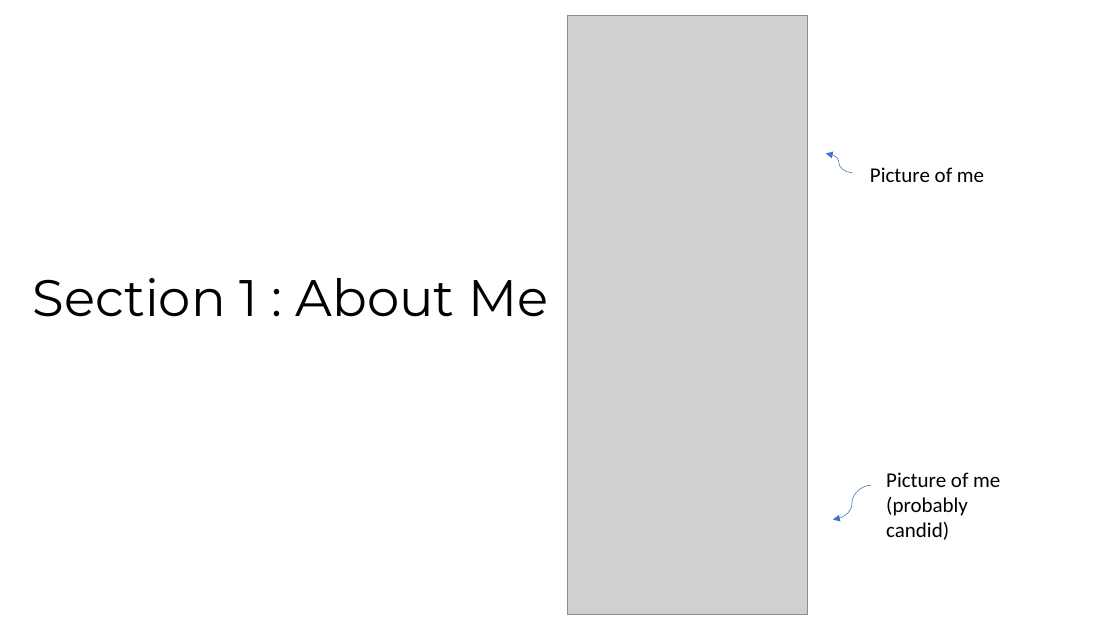
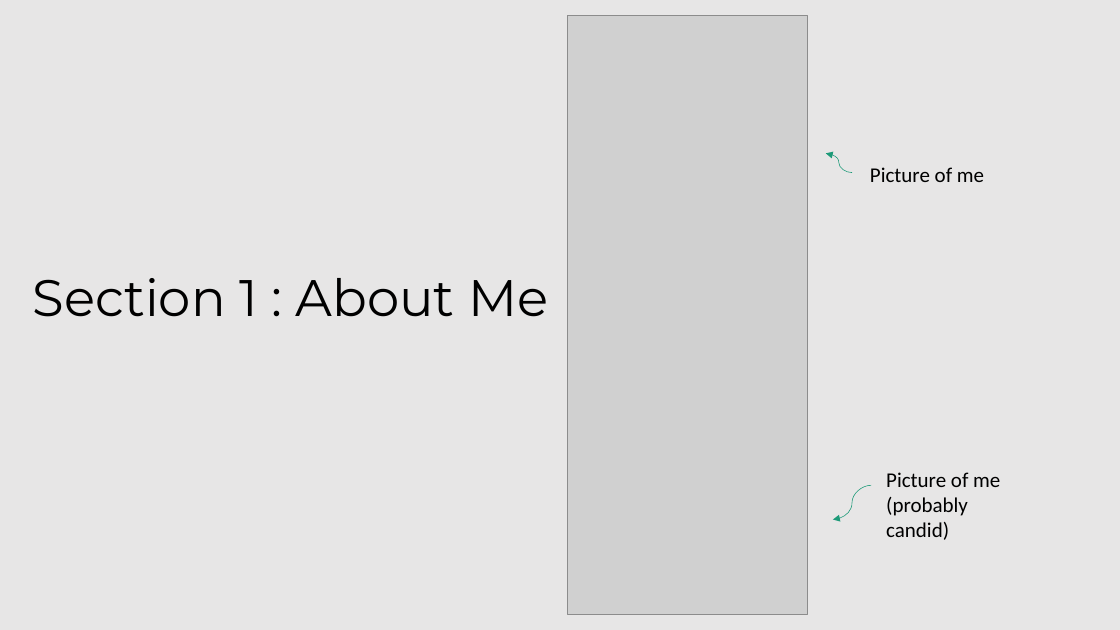
Before and after one commit to joekangsweeps/josephkanghwrepo, a slide deck: slide 4 of Week 5/Joseph Kang WebDev midterm outline.pptx. Drawn at 1120x630 pixels with LibreOffice and Linux fonts; fonts in the diff are those of the drawing; grey boxes stand for pictures. Boxes give left, top, right and bottom in pixels: in the first picture for what was removed or moved away, otherwise in the second. Text is boxed around its words. In the diff, an @@ line names an element or a change of style, - is before the commit and + after.

```diff
--- a/Week 5/Joseph Kang WebDev midterm outline.pptx
+++ b/Week 5/Joseph Kang WebDev midterm outline.pptx
@@ background #FFFFFF to #E7E6E6 @@
@@ curved arrow (852, 172) - (826, 154): stroke #4472C4 0.5 pt to #1D9A78 0.5 pt @@
@@ curved arrow (871, 486) - (833, 520): stroke #4472C4 0.5 pt to #1D9A78 0.5 pt @@
```
Also in this commit, not shown: 4 other slides changed, 21 other files.
